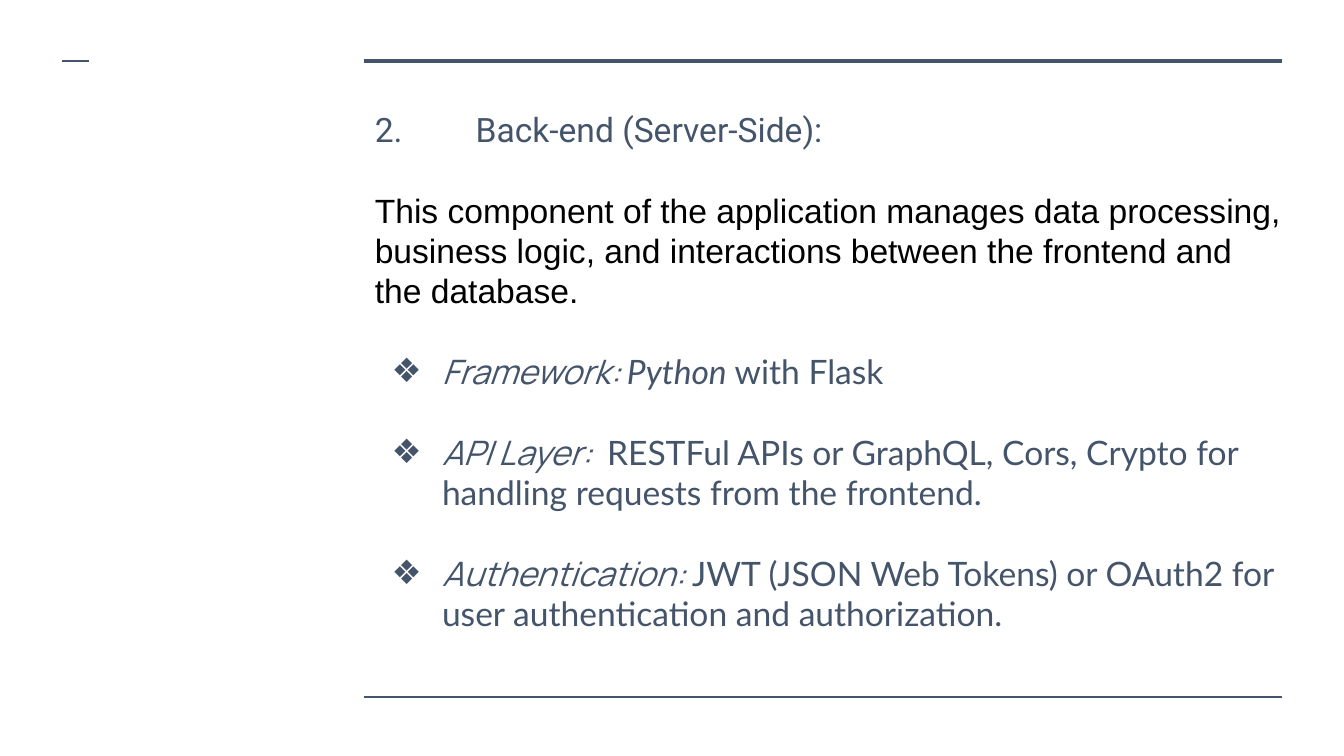
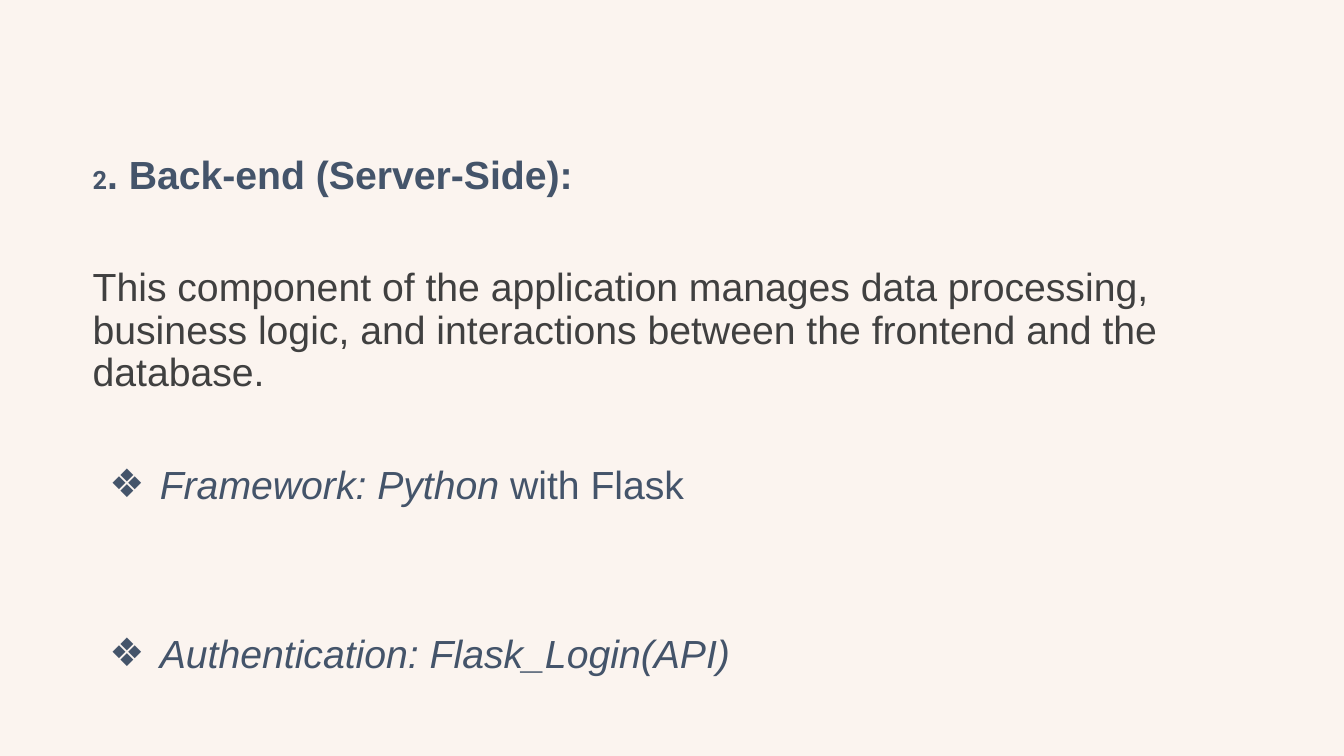
Before and after one commit to achrafkassimi/Portfolio_LocationTVM_Pitch, a slide deck: slide 7 of doc/Location TVM.pptx. Drawn at 1344x756 pixels with LibreOffice and Linux fonts; fonts in the diff are those of the drawing. Boxes give left, top, right and bottom in pixels: in the first picture for what was removed or moved away, otherwise in the second. Text is boxed around its words. In the diff, an @@ line names an element or a change of style, - is before the commit and + after.

```diff
--- a/doc/Location TVM.pptx
+++ b/doc/Location TVM.pptx
@@ background #FFFFFF to #FBF4EF @@
@@ line removed from (63, 62) to (90, 62) @@
@@ line removed from (364, 62) to (1282, 62) @@
@@ text "2. Back-end (Server-Side):": place and size @@
-text "2. Back-end (Server-Side):" at [375,115,1281,627]
+text "2. Back-end (Server-Side):" at [93,160,1157,676]
@@ text at [93,160,1157,507]: size 24 to 18 pt in "2."; size 24 to 28 pt in "2. Back-end (Server-Side):", "This component of the application manages data ...", "Framework: Python with Flask"; font Roboto to Arial, bold on in "2. Back-end (Server-Side):"; text colour #000000 to #404040 in "This component of the application manages data ..."; font Manrope to Arial in "Framework:"; font Lato to Arial in "Python with Flask"; line spacing 1 to 0.9; more space between paragraphs @@
@@ text at [160,639,730,676]: text changed; size 24 to 28 pt; font Lato to Arial; italic on @@
-❖ API Layer: RESTFul APIs or GraphQL, Cors, Crypto for handling requests from the frontend.
-❖ Authentication: JWT (JSON Web Tokens) or OAuth2 for user authentication and authorization.
+❖ Authentication: Flask_Login(API)
@@ line removed from (364, 697) to (1282, 697) @@
```
Also in this commit, not shown: 1 other slide changed, 1 slide removed.
